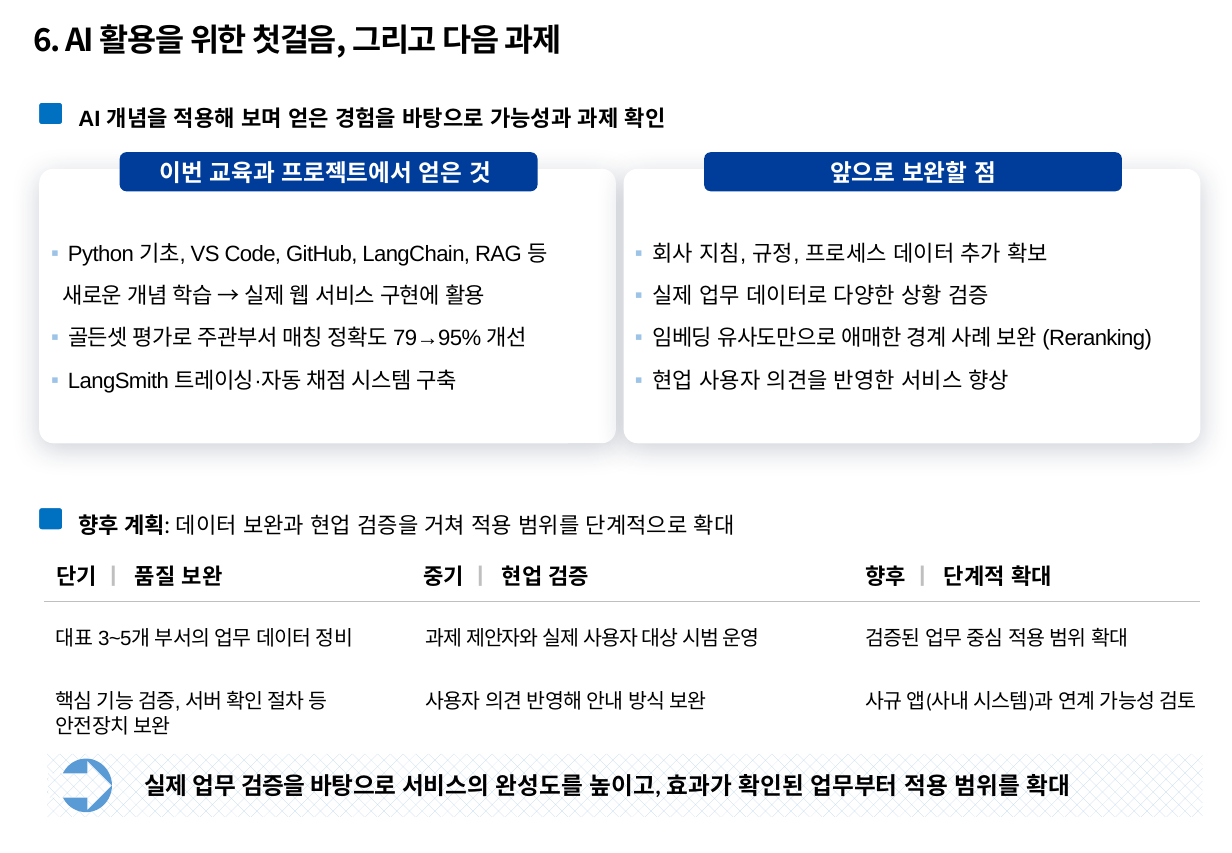
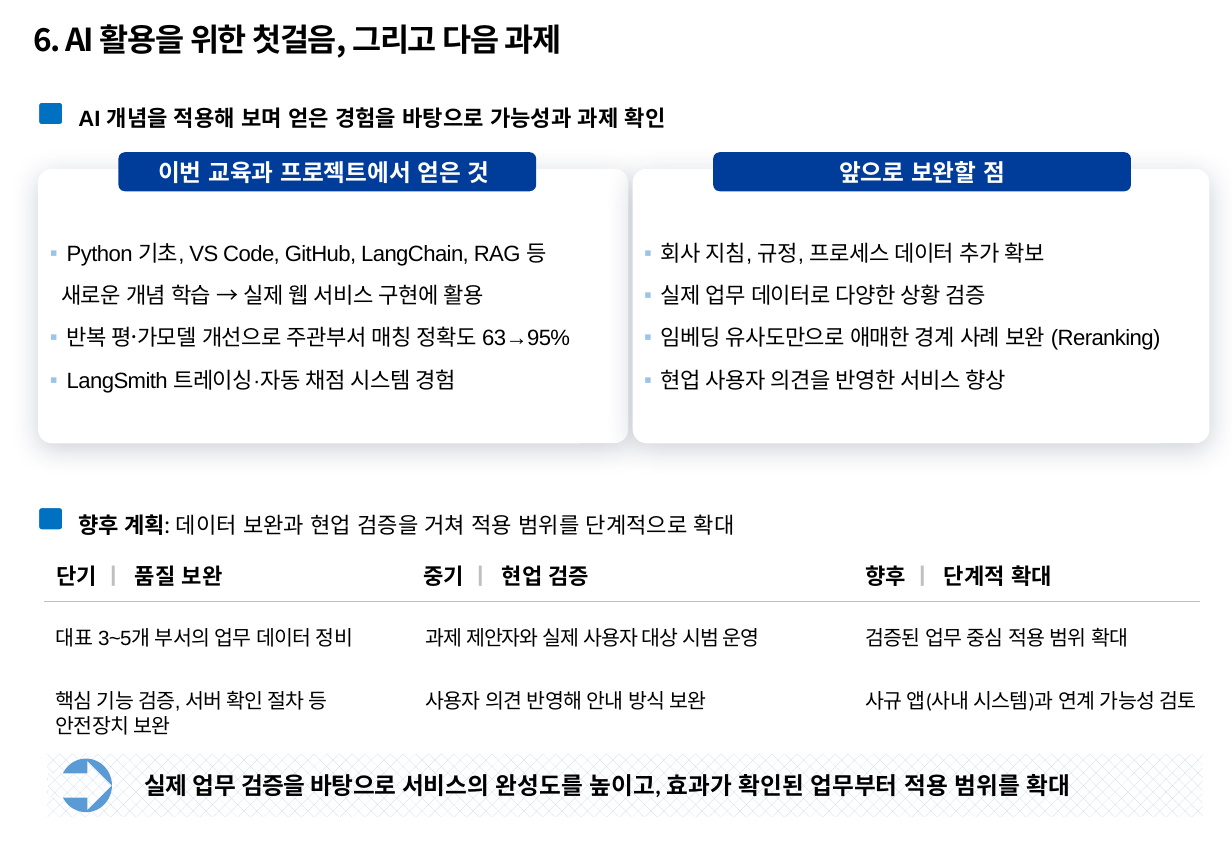
Before and after one commit to temmi81-hue/department-ragas, a slide deck: slide 7 of presentation/submission/26년 포스코퓨처엠 AI활용전문가 과정_사무계_송다혜.pptx. Drawn at 1232x853 pixels with LibreOffice and Linux fonts; fonts in the diff are those of the drawing; background and template pictures are left out. Boxes give left, top, right and bottom in pixels: in the first picture for what was removed or moved away, otherwise in the second. Text is boxed around its words. In the diff, an @@ line names an element or a change of style, - is before the commit and + after.

```diff
--- a/presentation/submission/26년 포스코퓨처엠 AI활용전문가 과정_사무계_송다혜.pptx
+++ b/presentation/submission/26년 포스코퓨처엠 AI활용전문가 과정_사무계_송다혜.pptx
@@ rounded rectangle: place and size @@
-rounded rectangle at box(39, 168, 615, 443)
+rounded rectangle at box(38, 168, 628, 443)
@@ rounded rectangle: place and size @@
-rounded rectangle at box(623, 168, 1200, 443)
+rounded rectangle at box(632, 168, 1209, 443)
@@ rounded rectangle "앞으로 보완할 점": place and size @@
-rounded rectangle "앞으로 보완할 점" at box(704, 152, 1122, 191)
+rounded rectangle "앞으로 보완할 점" at box(713, 152, 1131, 191)
@@ text "회사 지침, 규정, 프로세스 데이터 ...": place and size @@
-text "회사 지침, 규정, 프로세스 데이터 ..." at box(652, 242, 1152, 390)
+text "회사 지침, 규정, 프로세스 데이터 ..." at box(661, 242, 1161, 390)
@@ text at box(661, 242, 1044, 390): letter spacing 0 to -0.4 pt in "회사 지침, 규정, 프로세스 데이터 추가 확보", "실제 업무 데이터로 다양한 상황 검증", "현업 사용자 의견을 반영한 서비스 향상" @@
@@ text at box(67, 326, 570, 393): text changed @@
-▪ 골든셋 평가로 주관부서 매칭 정확도 79→95% 개선
-▪ LangSmith 트레이싱·자동 채점 시스템 구축
+▪ 반복 평가〮모델 개선으로 주관부서 매칭 정확도 63→95%
+▪ LangSmith 트레이싱·자동 채점 시스템 경험
```
Also in this commit, not shown: 1 other slide changed, 2 other files.
